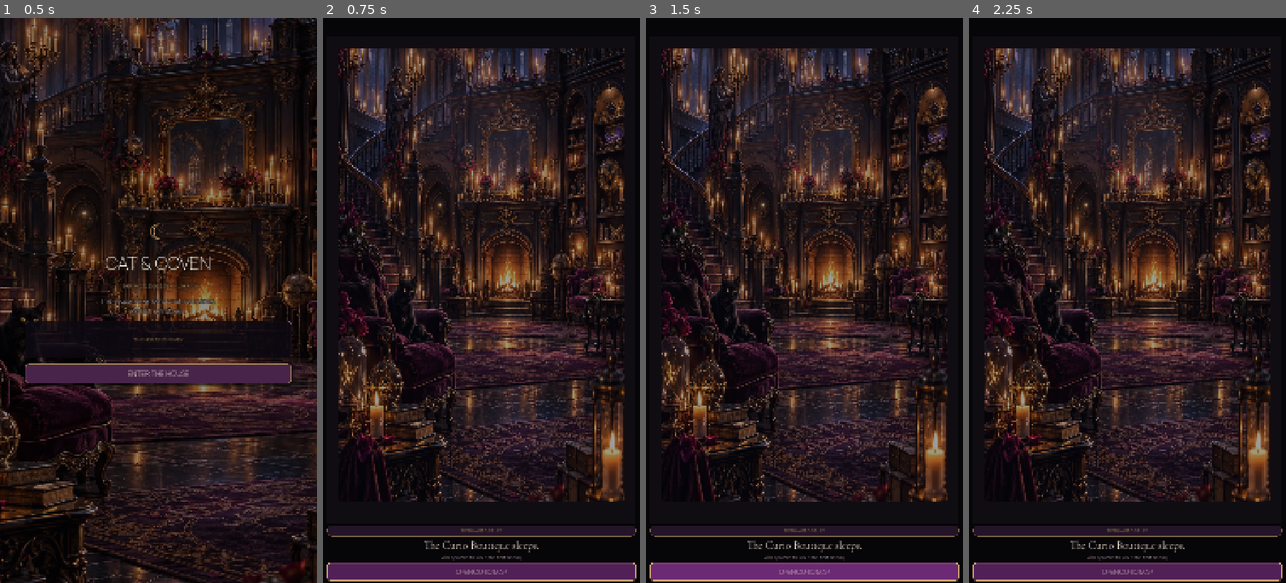
Above: before the commit, frames 1-4 (left to right).
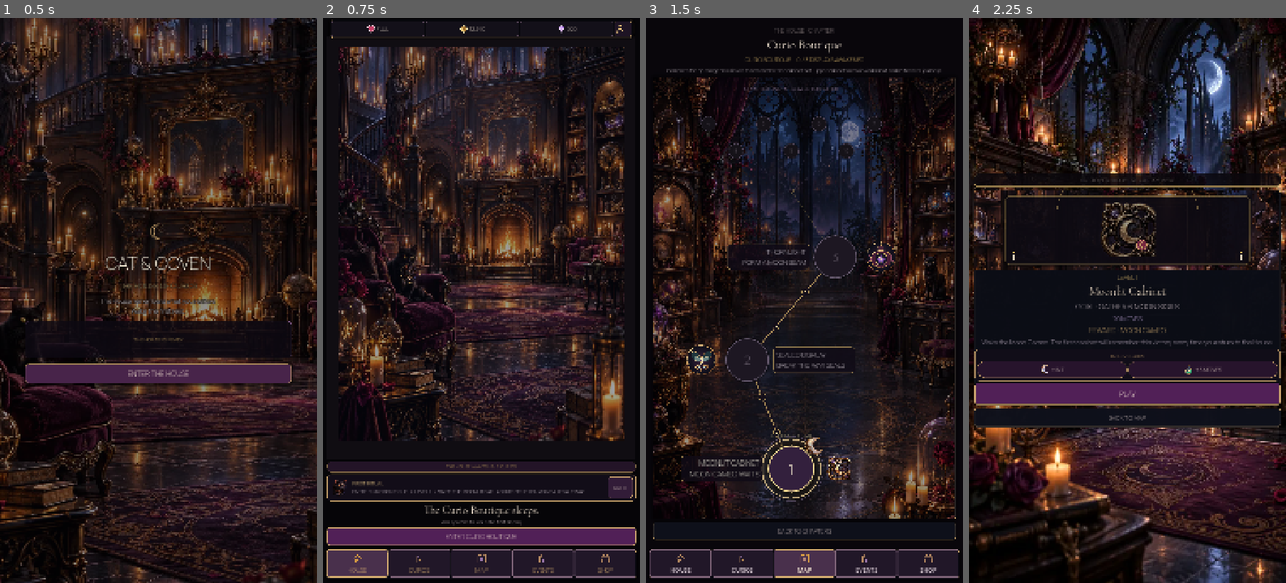
Above: after the commit, the same moments.

Repository: Jay-prodesign/akilta-match3
Game: Godot game, scene res://src/app/app_bootstrap.tscn
The game is run twice, just before and just after one commit, with the same random seed, the same clock (stepped at 60 frames per second) and the same inputs.
Inputs (mouse positions are in pixels of both pictures, inside the frame that each line leads up to):
- Up to frame 1 (0.5 s): no input
- Up to frame 2 (0.75 s): click "ENTER THE HOUSE" at 0.5 s
- Up to frame 3 (1.5 s): click "OPEN CURIO MAP" (after the commit: "ENTER CURIO BOUTIQUE") at 1.25 s
- Up to frame 4 (2.25 s): click (1114, 470) at 2 s, where only the run after the commit has a clickable "1"

Frame 1 is identical in both runs. In frame 2, 42% of the frame differs, in the area x 1-99%, y 0-100%; in frame 3, 48%; in frame 4, 56%, in the area x 0-100%, y 0-100%.
Error before the commit: Parse Error: Cannot infer the type of "first_ritual" variable because the value doesn't have a set type. (res://src/ui/home/house_home.gd:115)

Commit message:
FTUE: type first-ritual visibility contract explicitly

Diff:
--- a/src/ui/home/house_home.gd
+++ b/src/ui/home/house_home.gd
@@ -112,7 +112,7 @@
 	if _completion_label != null:
 		_completion_label.text = "OPENING CABINET SET COMPLETE · %d / %d" % [finished, available_level_count]
 
-	var first_ritual := progress != null and progress.completed_levels.is_empty() and progress.curios.is_empty() and stage == 0 and not _returning_player
+	var first_ritual: bool = progress != null and progress.completed_levels.is_empty() and progress.curios.is_empty() and stage == 0 and not _returning_player
 	if _first_ritual_panel != null:
 		_first_ritual_panel.visible = first_ritual and not _first_ritual_dismissed
 
